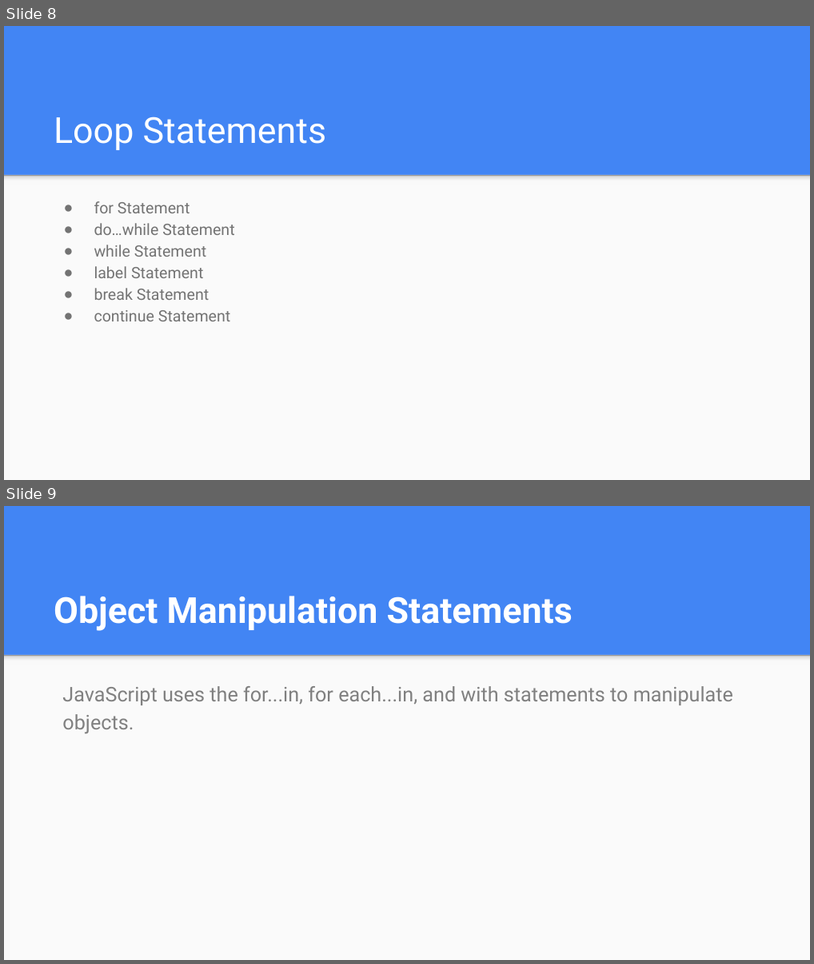
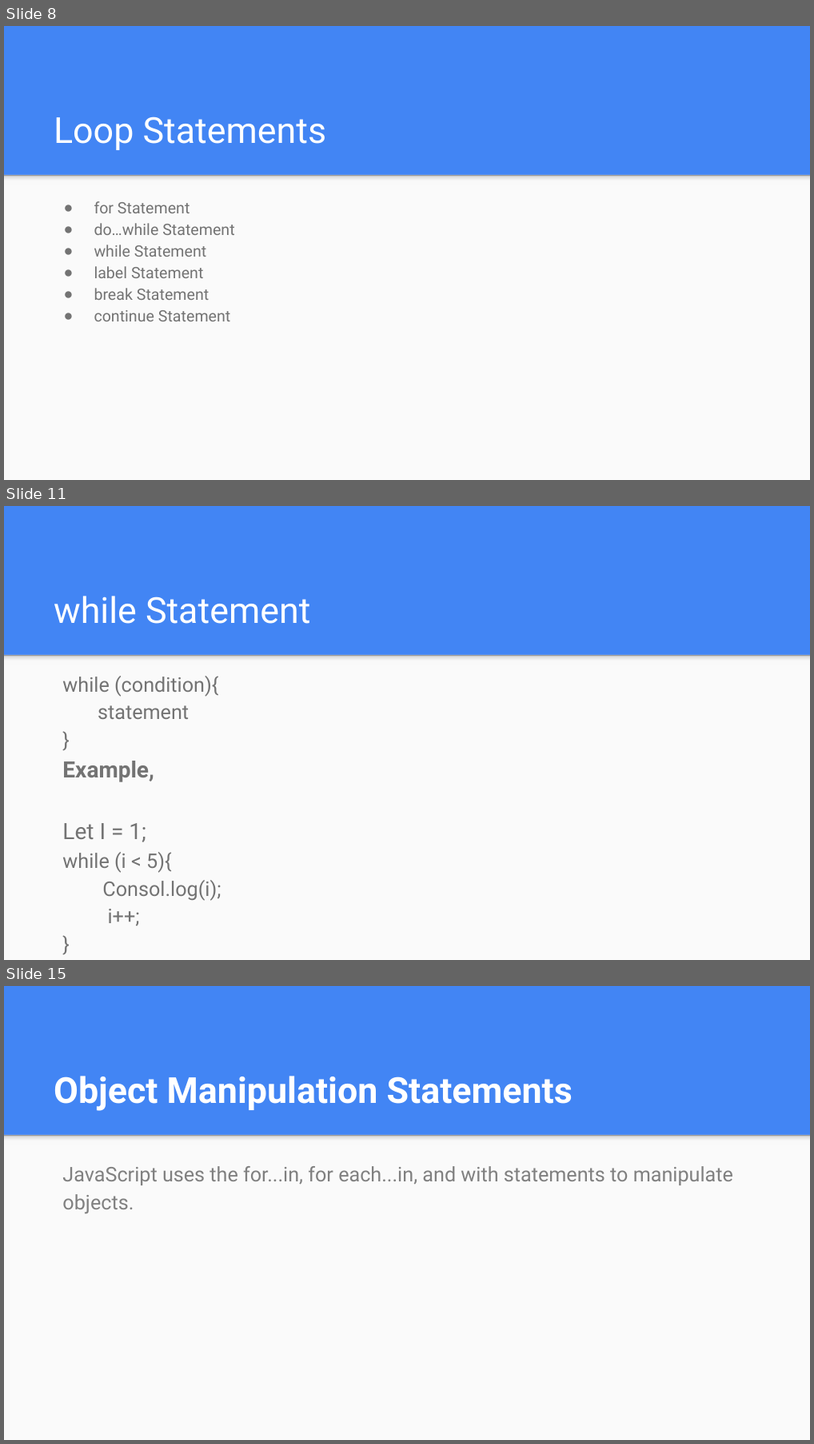
Before and after one commit to mdshohelrana/the-road-to-javascript, a slide deck: Class Content/Day 4/JavaScript Lesson 4.pptx. Shown one above the other, each under a label of ours: slides 8 and 9 before the commit, slides 8, 11 and 15 after it; the slides between them are not shown. The pictures are 814x964 and 814x1444 pixels, drawn with LibreOffice and Linux fonts; fonts in the diff are those of the drawing. Boxes give left, top, right and bottom in pixels: in the first picture for what was removed or moved away, otherwise in the second. Text is boxed around its words. In the diff, an @@ line names an element or a change of style, - is before the commit and + after.

```diff
--- a/Class Content/Day 4/JavaScript Lesson 4.pptx
+++ b/Class Content/Day 4/JavaScript Lesson 4.pptx
@@ slide 11 added at (4, 506, 810, 960), background #4285F4; not listed: 2 template elements that a slide beside it also shows @@
@@ title added at (54, 596, 310, 624), 32 pt, text #FFFFFF @@
+while Statement
@@ text added at (62, 676, 221, 925), 18 pt, text #737373 @@
+while (condition){
+statement
+}
+Example,
+Let I = 1;
+while (i < 5){
+Consol.log(i);
+i++;
+}
@@ what was slide 9 is now slide 15 @@
```
Also in this commit, not shown: 13 other slides added.
